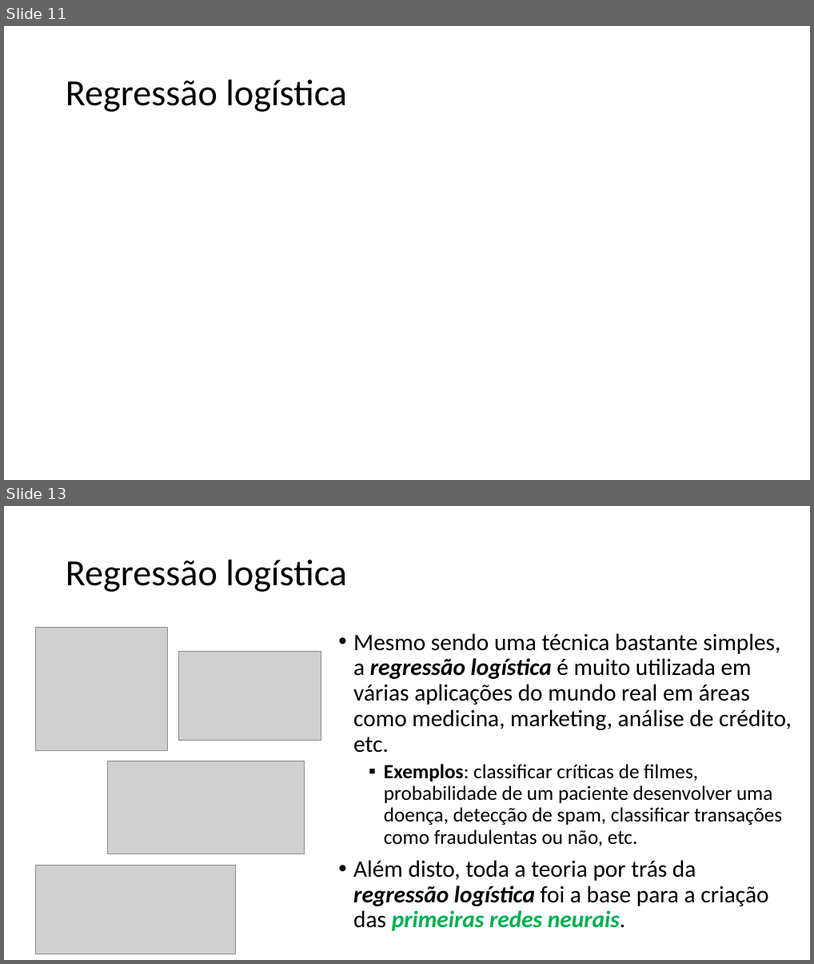
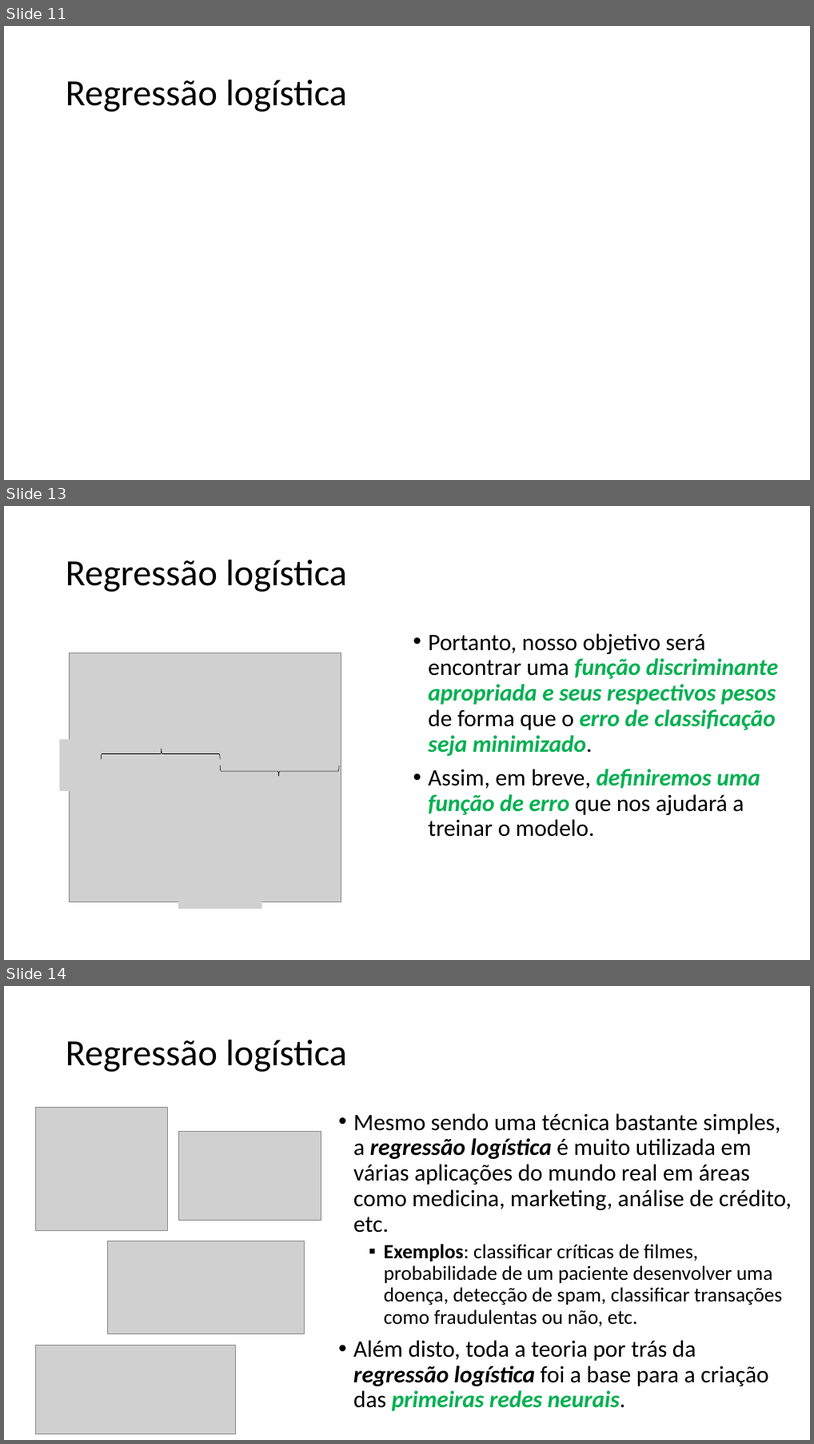
Before and after one commit to zz4fap/t320_aprendizado_de_maquina, a slide deck: slides/T320_Classificação (Parte III).pptx. Shown one above the other, each under a label of ours: slides 11 and 13 before the commit, slides 11, 13 and 14 after it; the slides between them are not shown. The pictures are 814x964 and 814x1444 pixels, drawn with LibreOffice and Linux fonts; fonts in the diff are those of the drawing; grey boxes stand for pictures. Boxes give left, top, right and bottom in pixels: in the first picture for what was removed or moved away, otherwise in the second. Text is boxed around its words. In the diff, an @@ line names an element or a change of style, - is before the commit and + after.

```diff
--- a/slides/T320_Classificação (Parte III).pptx
+++ b/slides/T320_Classificação (Parte III).pptx
@@ slide 13 added at bbox=[4, 506, 810, 960], background #FFFFFF @@
@@ title added at bbox=[66, 560, 347, 592], 44 pt, text #000000 @@
+Regressão logística
@@ text added at bbox=[428, 633, 778, 836], 28 pt, text #00B050, bold, italic @@
+• Portanto, nosso objetivo será encontrar uma função discriminante apropriada e seus respectivos pesos de forma que o erro de classificação seja minimizado.
+• Assim, em breve, definiremos uma função de erro que nos ajudará a treinar o modelo.
@@ group added at bbox=[59, 652, 342, 908]: 5 pictures, 2 right braces @@
@@ what was slide 13 is now slide 14 @@
```
Also in this commit, not shown: 3 slides changed, 1 other file.
